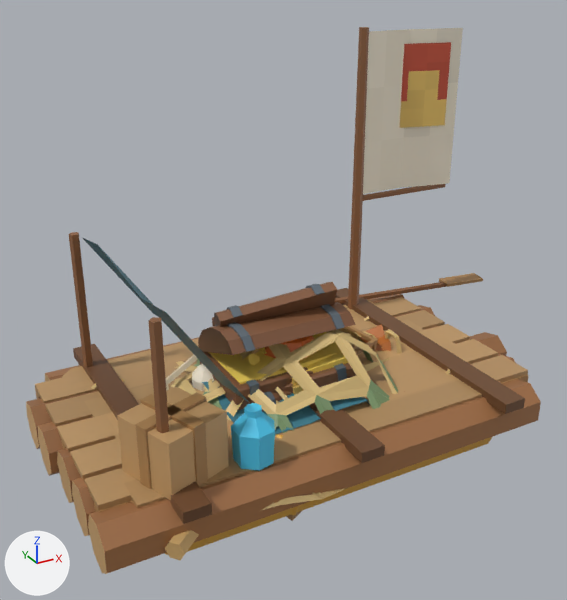
The glTF model ciudad-flotante/src/assets/models/restos.glb as it was, and as the next commit left it.
Both versions are drawn from a 50 mm lens placed at (-2.29, -4.14, 3.85), pointed at (0.04, 0.11, 1.73). Every picture has the same lights, and +X, +Y and +Z are marked at lower left. The picture after the commit comes second. Where no turn or scale is listed for an object, it has been applied to the vertices. Vertices at exactly the same position are counted once.

Objects in the first picture: 'resto_balsa_0', 'resto_balsa_1', 'resto_balsa_2', 'resto_caja_0', 'resto_cofre_0', 'resto_cofre_2', 'resto_red_0', 'resto_red_1', 'resto_red_2' and 5 more.
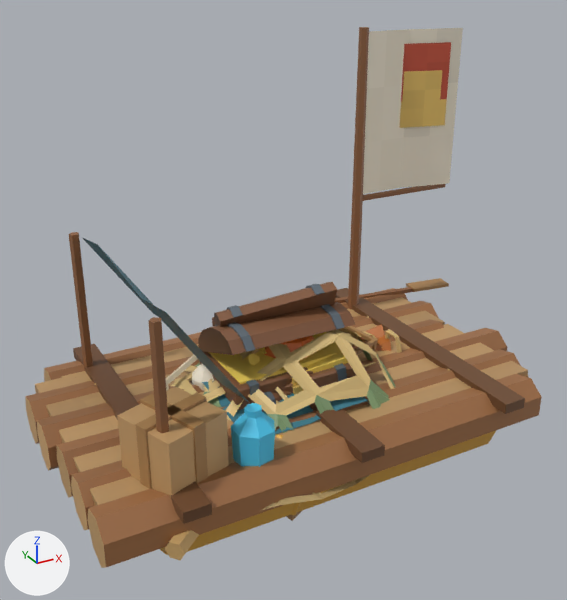
Where the newer file only moved an object's origin or applied its transform, the numbers keep the older frame.

Changed parts and their boxes [x1, y1, x2, y2] in the pictures (567 x 600 px; the box of a moved part takes in the faces that stretch with it):
'resto_balsa_1', reshaped
    before: [26, 42, 541, 574]
    after: [25, 42, 542, 568]
'resto_balsa_2', reshaped
    before: [61, 70, 500, 555]
    after: [61, 70, 496, 555]
part 1 of me_resto_balsa_1, moved or reshaped
    before: [88, 379, 541, 574]
    after: [87, 374, 542, 568]
part 2 of me_resto_balsa_1, moved or reshaped
    before: [72, 354, 516, 536]
    after: [71, 349, 521, 530]
part 3 of me_resto_balsa_1, moved or reshaped
    before: [57, 332, 507, 503]
    after: [57, 328, 507, 498]
part 4 of me_resto_balsa_1, moved or reshaped
    before: [38, 326, 438, 476]
    after: [37, 319, 444, 470]
part 5 of me_resto_balsa_1, moved or reshaped
    before: [26, 305, 435, 449]
    after: [25, 301, 439, 444]
part 6 of me_resto_balsa_1, moved or reshaped (mostly hidden before)
    before: [45, 294, 405, 382]
    after: [44, 288, 408, 382]
part 7 of me_resto_balsa_2, moved or reshaped
    before: [439, 273, 483, 287]
    after: [406, 278, 449, 292]
part 8 of me_resto_balsa_2, moved or reshaped
    before: [335, 282, 447, 303]
    after: [335, 287, 413, 303]

Patch to the scene script:
```diff
--- a/ciudad-flotante/src/assets/models/restos.glb.py
+++ b/ciudad-flotante/src/assets/models/restos.glb.py
@@ me_resto_balsa_1 @@
 # used by ob_resto_balsa_1; location = (0.09, 0.0, 2.075)
-me_resto_balsa_1.from_pydata(...)  # 380 vertices, 644 faces; spans x -1.71..1.71, y -1.05..1.05, z -1.21..1.21
+me_resto_balsa_1.from_pydata(...)  # 380 vertices, 644 faces; spans x -1.71..1.71, y -1.05..1.05, z -1.17..1.21
+# me_resto_balsa_1 part 1: the loose piece of 14 vertices spanning x -1.67..1.33, y -0.97..-0.66, z -1.21..-0.88 is moved by (0.0, 0.0, 0.04)
+# me_resto_balsa_1 part 2: the loose piece of 14 vertices spanning x -1.67..1.49, y -0.64..-0.33, z -1.21..-0.88 is moved by (0.0, 0.0, 0.04)
+# me_resto_balsa_1 part 3: the loose piece of 14 vertices spanning x -1.67..1.65, y -0.31..0.0, z -1.21..-0.88 is moved by (0.0, 0.0, 0.04)
+# me_resto_balsa_1 part 4: the loose piece of 14 vertices spanning x -1.71..1.37, y 0.02..0.33, z -1.21..-0.88 is moved by (0.0, 0.0, 0.04)
+# me_resto_balsa_1 part 5: the loose piece of 14 vertices spanning x -1.71..1.53, y 0.35..0.66, z -1.21..-0.88 is moved by (0.0, 0.0, 0.04)
+# me_resto_balsa_1 part 6: the loose piece of 14 vertices spanning x -1.51..1.49, y 0.68..0.99, z -1.21..-0.88 is moved by (0.0, 0.0, 0.04)
 me_resto_balsa_1.materials.append(mat_defaultmaterial_001)
@@ me_resto_balsa_2 @@
 # used by ob_resto_balsa_2; location = (0.494, 0.041, 1.857)
 # before: 381 (1.54, 0.68, -0.65) at pixel (449, 285), 382 (1.54, 0.65, -0.64) at pixel (451, 285), 384 (1.54, 0.7, -0.63), 388 (1.54, 0.65, -0.61) at pixel (451, 282), 389 (1.54, 0.68, -0.6) at pixel (449, 280)
-me_resto_balsa_2.from_pydata(...)  # 430 vertices, 732 faces; spans x -1.84..1.84, y -0.93..0.93, z -1.22..1.22
+me_resto_balsa_2.from_pydata(...)  # 430 vertices, 732 faces; spans x -1.84..1.5, y -0.93..0.93, z -1.22..1.22
+# me_resto_balsa_2 part 7: the loose piece of 8 vertices spanning x 1.47..1.84, y 0.57..0.76, z -0.63..-0.6 is moved by (-0.33, 0.05, 0.0)
+# me_resto_balsa_2 part 8
+for i in [381, 382, 384, 388, 389]: me_resto_balsa_2.vertices[i].co += Vector((-0.35, 0.05, 0.0))
+# other edits to the shape of me_resto_balsa_2 do not show in these pictures
 me_resto_balsa_2.materials.append(mat_defaultmaterial_002)
```
